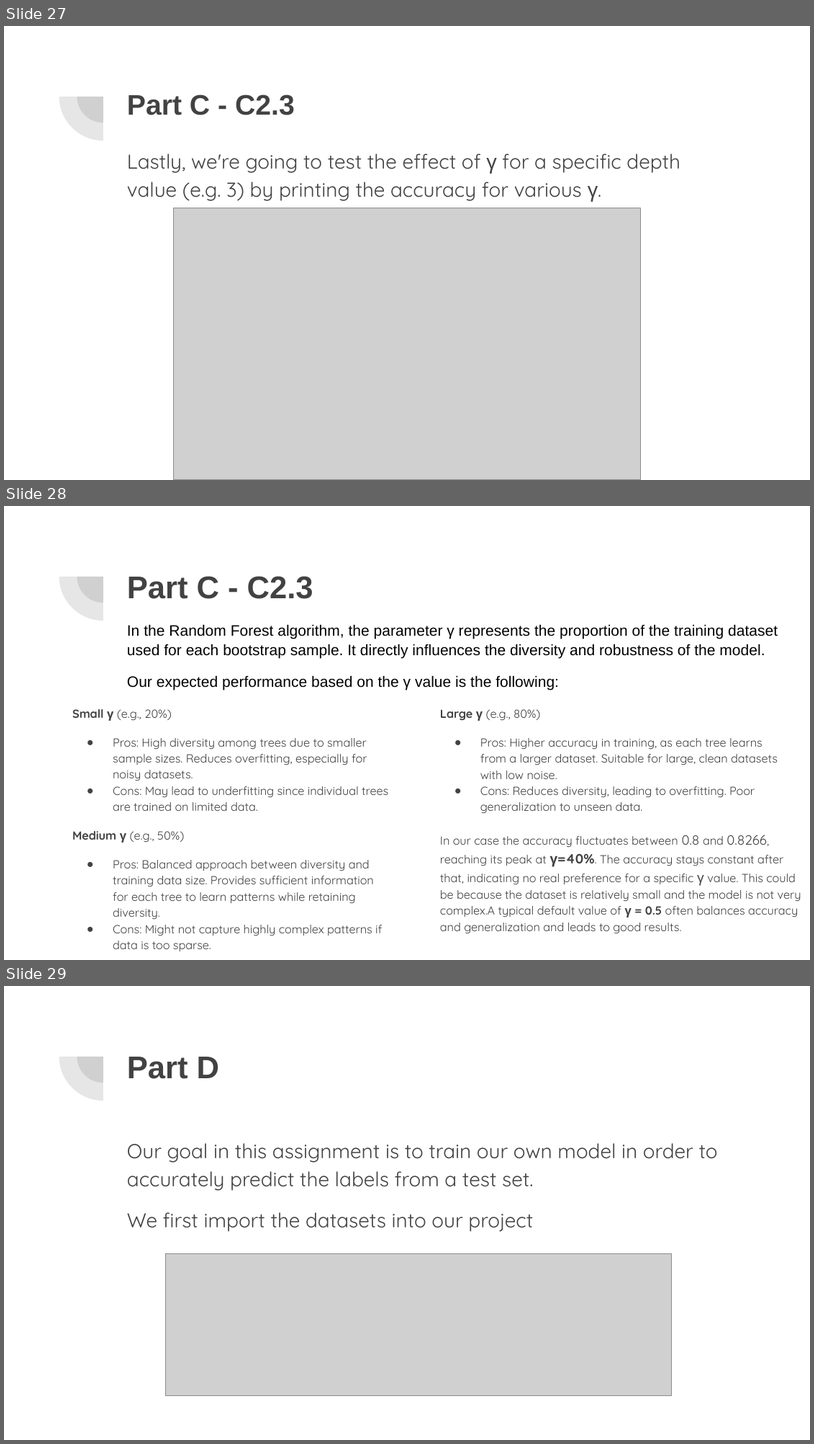
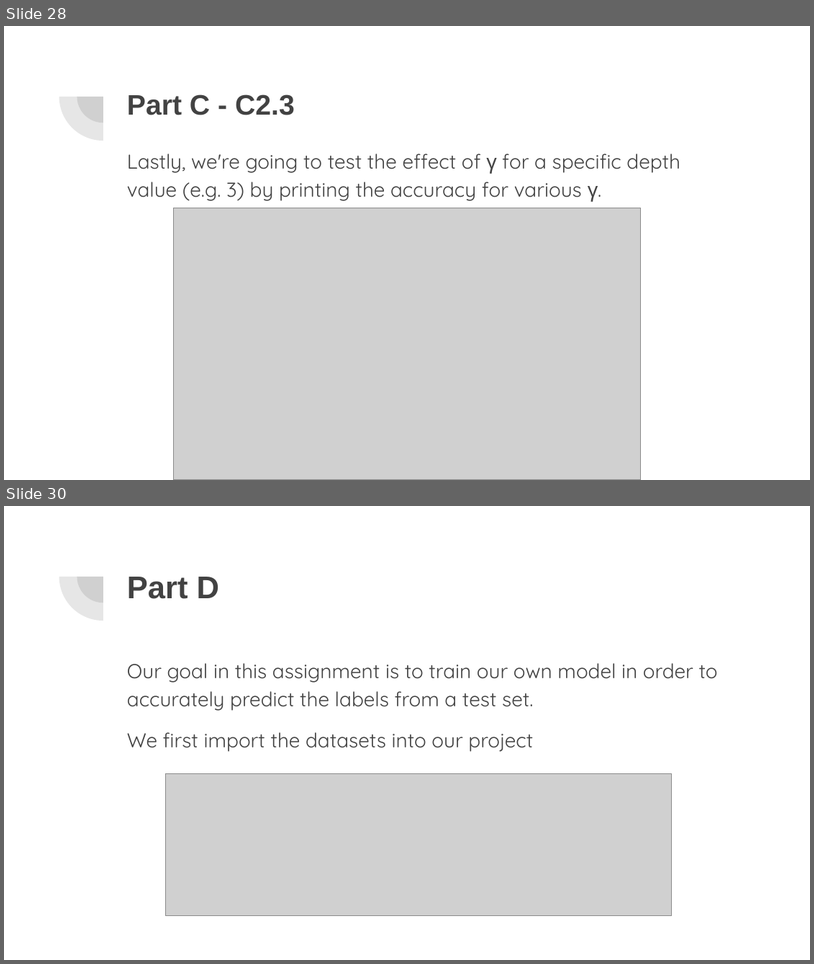
Before and after one commit to NontasBak/PR-Machine-Learning, a slide deck: Team40.pptx. Shown one above the other, each under a label of ours: slides 27, 28 and 29 before the commit, slides 28 and 30 after it; the slides between them are not shown. The pictures are 814x1444 and 814x964 pixels, drawn with LibreOffice and Linux fonts; fonts in the diff are those of the drawing; grey boxes stand for pictures. Boxes give left, top, right and bottom in pixels: in the first picture for what was removed or moved away, otherwise in the second. Text is boxed around its words. In the diff, an @@ line names an element or a change of style, - is before the commit and + after.

Commit message:
Update gamma influence and presentation

```diff
--- a/Team40.pptx
+++ b/Team40.pptx
@@ slide 28 removed at box(4, 506, 810, 960), background #FFFFFF; not listed: 2 template elements that a slide beside it also shows @@
@@ title removed at box(127, 576, 314, 599) @@
-Part C - C2.3
@@ text removed at box(127, 624, 778, 690) @@
-In the Random Forest algorithm, the parameter γ represents the proportion of the training dataset used for each bootstrap sample. It directly influences the diversity and robustness of the model.
-Our expected performance based on the γ value is the following:
@@ text removed at box(72, 709, 388, 951) @@
-Small γ (e.g., 20%)
-● Pros: High diversity among trees due to smaller sample sizes. Reduces overfitting, especially for noisy datasets.
-● Cons: May lead to underfitting since individual trees are trained on limited data.
-Medium γ (e.g., 50%)
-● Pros: Balanced approach between diversity and training data size. Provides sufficient information for each tree to learn patterns while retaining diversity.
-● Cons: Might not capture highly complex patterns if data is too sparse.
@@ text removed at box(440, 709, 778, 813) @@
-Large γ (e.g., 80%)
-● Pros: Higher accuracy in training, as each tree learns from a larger dataset. Suitable for large, clean datasets with low noise.
-● Cons: Reduces diversity, leading to overfitting. Poor generalization to unseen data.
@@ text removed at box(440, 834, 802, 934) @@
-In our case the accuracy fluctuates between 0.8 and 0.8266, reaching its peak at γ=40%. The accuracy stays constant after that, indicating no real preference for a specific γ value. This could be because the dataset is relatively small and the model is not very complex.A typical default value of γ = 0.5 often balances accuracy and generalization and leads to good results.
@@ what was slide 27 is now slide 28 @@
@@ what was slide 29 is now slide 30 @@
```
Also in this commit, not shown: 2 slides changed, 3 slides added, 2 other files.
